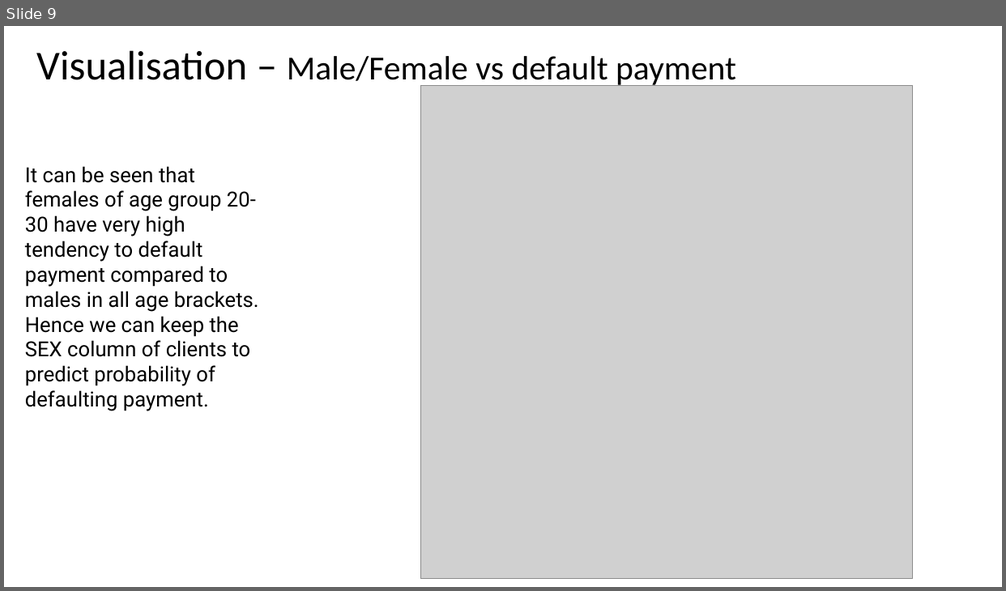
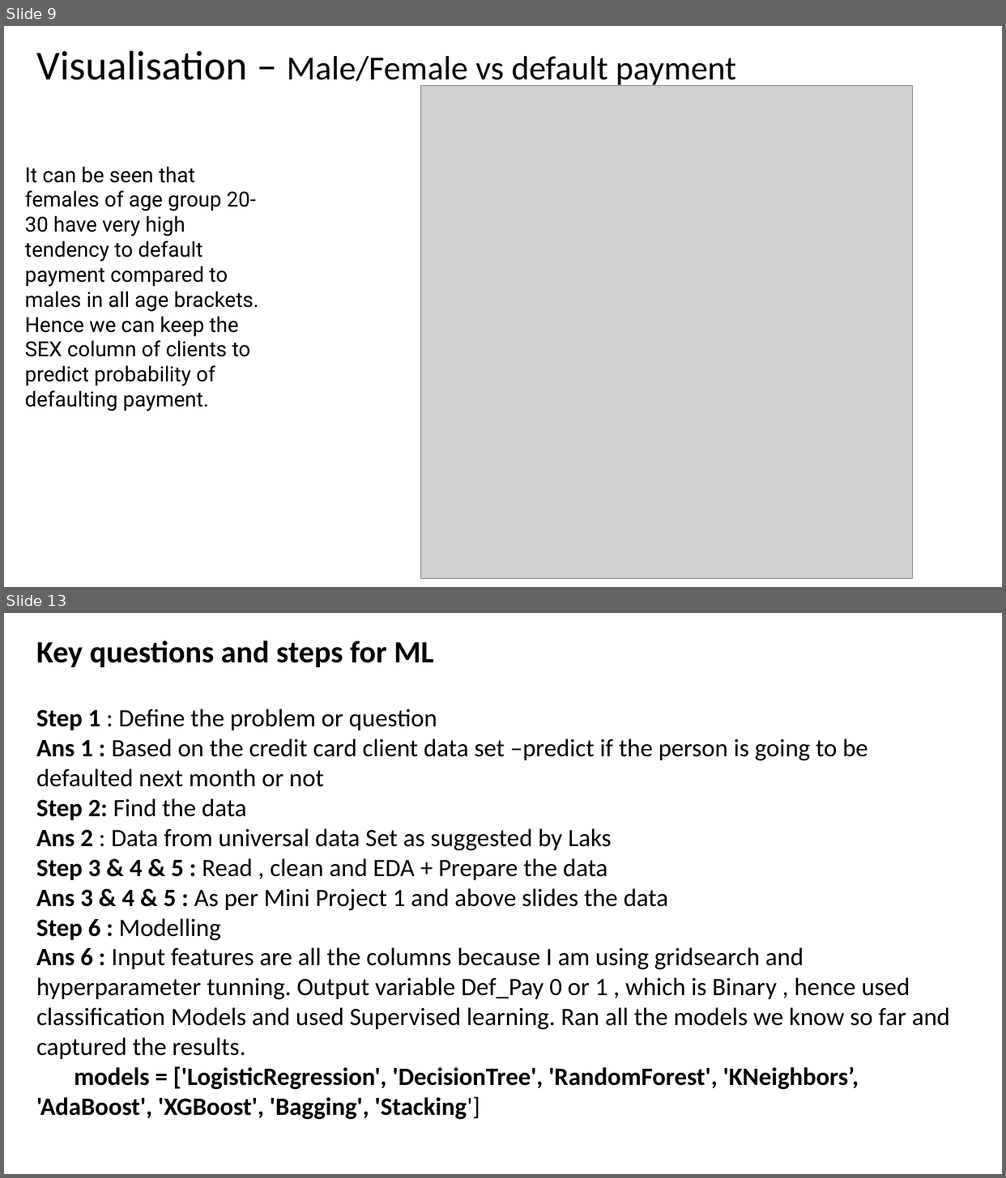
Before and after one commit to pragyanandan/mini-Project-2-ML, a slide deck: Mini-Project.pptx. Shown one above the other, each under a label of ours: slide 9 before the commit, slides 9 and 13 after it; the slides between them are not shown. The pictures are 1006x591 and 1006x1178 pixels, drawn with LibreOffice and Linux fonts; fonts in the diff are those of the drawing; grey boxes stand for pictures. Boxes give left, top, right and bottom in pixels: in the first picture for what was removed or moved away, otherwise in the second. Text is boxed around its words. In the diff, an @@ line names an element or a change of style, - is before the commit and + after.

```diff
--- a/Mini-Project.pptx
+++ b/Mini-Project.pptx
@@ slide 13 added at <box>4,613,1002,1174</box>, background #FFFFFF @@
@@ text added at <box>36,641,433,667</box>, 29.7 pt, text #000000, bold @@
+Key questions and steps for ML
@@ text added at <box>36,709,950,1120</box>, 24 pt, text #000000 @@
+Step 1 : Define the problem or question
+Ans 1 : Based on the credit card client data set –predict if the person is going to be defaulted next month or not
+Step 2: Find the data
+Ans 2 : Data from universal data Set as suggested by Laks
+Step 3 & 4 & 5 : Read , clean and EDA + Prepare the data
+Ans 3 & 4 & 5 : As per Mini Project 1 and above slides the data
+Step 6 : Modelling
+Ans 6 : Input features are all the columns because I am using gridsearch and hyperparameter tunning. Output variable Def_Pay 0 or 1 , which is Binary , hence used classification Models and used Supervised learning. Ran all the models we know so far and captured the results.
+models = ['LogisticRegression', 'DecisionTree', 'RandomForest', 'KNeighbors’, 'AdaBoost', 'XGBoost', 'Bagging', 'Stacking']
```
Also in this commit, not shown: 3 slides changed, 2 other slides added, 2 other files.
